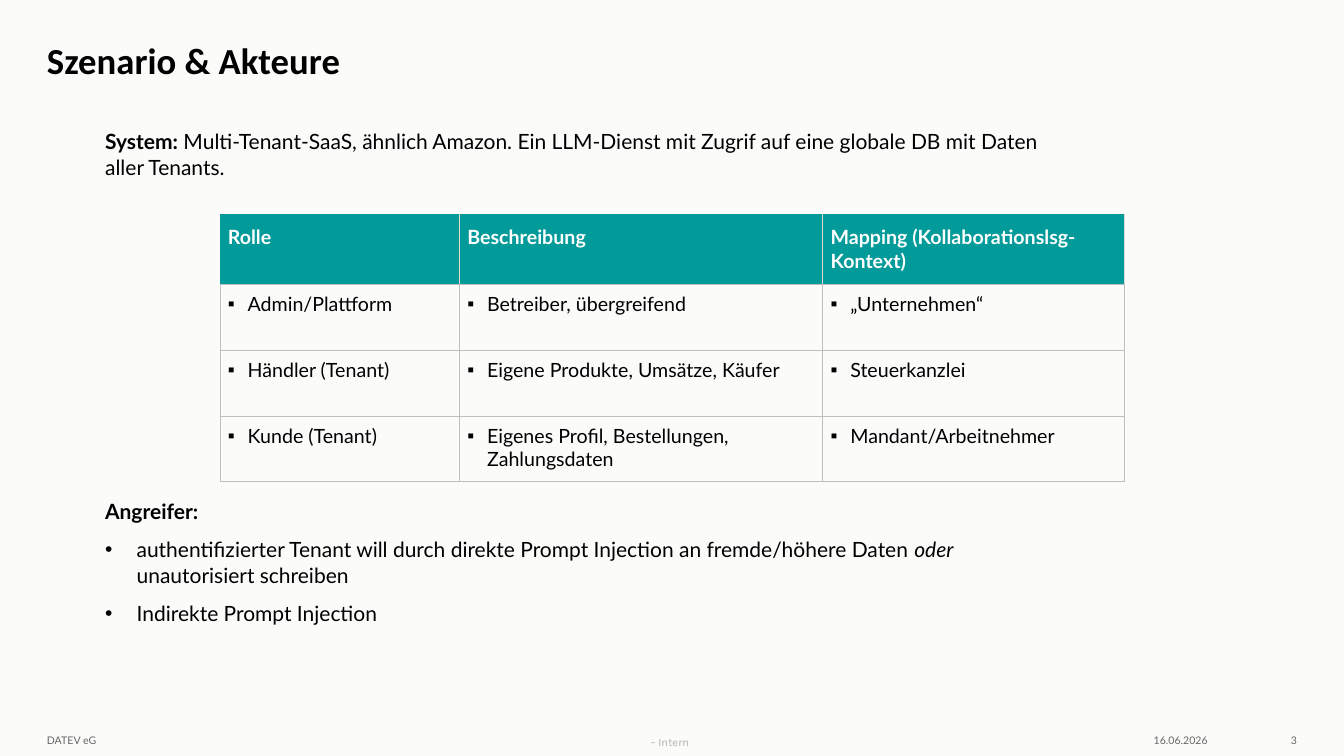
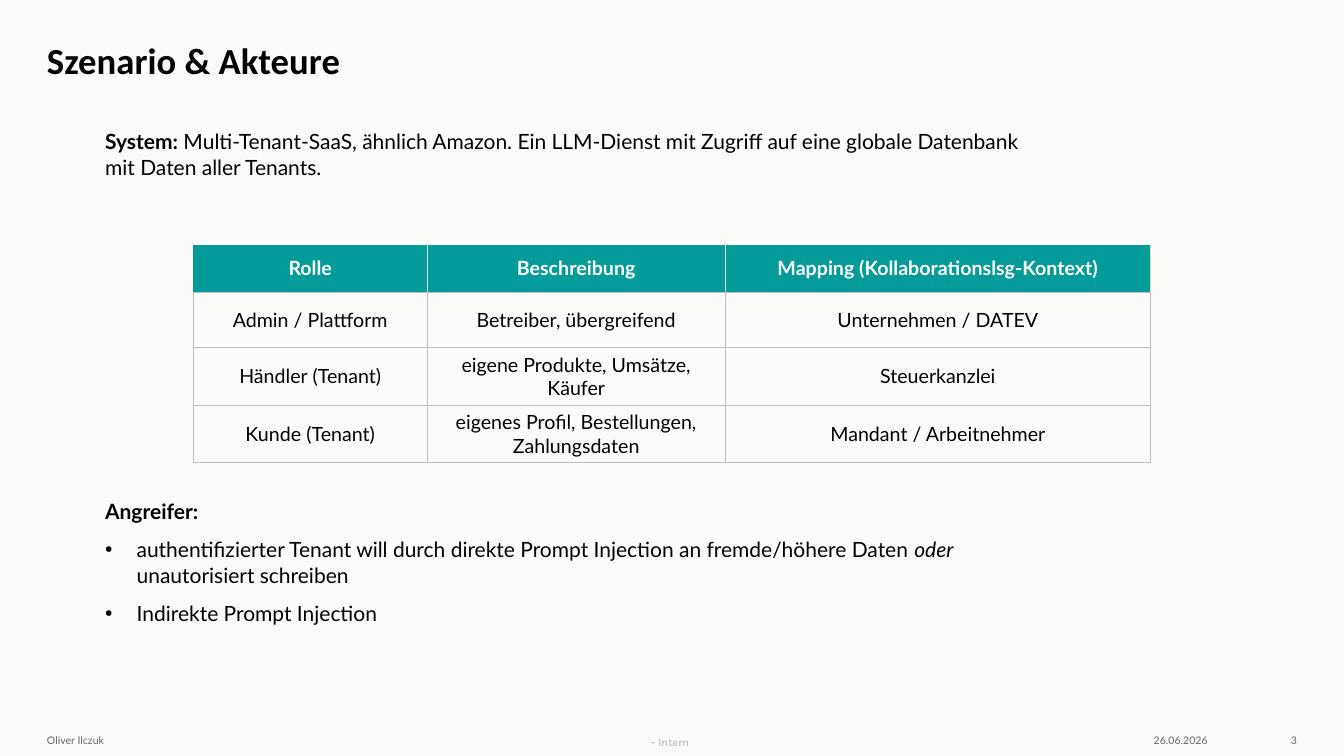
Before and after one commit to cl0q/defense-in-depth_toolaccess-llm, a slide deck: slide 3 of AI Red Teaming.pptx. Drawn at 1344x756 pixels with LibreOffice and Linux fonts; fonts in the diff are those of the drawing; background and template pictures are left out. Boxes give left, top, right and bottom in pixels: in the first picture for what was removed or moved away, otherwise in the second. Text is boxed around its words. In the diff, an @@ line names an element or a change of style, - is before the commit and + after.

```diff
--- a/AI Red Teaming.pptx
+++ b/AI Red Teaming.pptx
@@ text at (105,133,1019,175): text changed @@
-  System: Multi-Tenant-SaaS, ähnlich Amazon. Ein LLM-Dienst mit Zugrif auf eine globale DB mit Daten aller Tenants.
+  System: Multi-Tenant-SaaS, ähnlich Amazon. Ein LLM-Dienst mit Zugriff auf eine globale Datenbank mit Daten aller Tenants.
@@ table at (194,245,1151,463) @@
-row 2, column 1: Admin/Plattform
+row 2, column 1: Admin / Plattform
-row 2, column 3: „Unternehmen“
+row 2, column 3: Unternehmen / DATEV
-row 3, column 2: Eigene Produkte, Umsätze, Käufer
+row 3, column 2: eigene Produkte, Umsätze, Käufer
-row 4, column 2: Eigenes Profil, Bestellungen, Zahlungsdaten
+row 4, column 2: eigenes Profil, Bestellungen, Zahlungsdaten
-row 4, column 3: Mandant/Arbeitnehmer
+row 4, column 3: Mandant / Arbeitnehmer
@@ alignment left to centre @@
@@ bullet ▪ to none @@
@@ list level 2 to 1 in "Betreiber, übergreifend" @@
@@ list level 2 to 1 in "Händler (Tenant)" @@
@@ list level 2 to 1 in "Steuerkanzlei" @@
@@ list level 2 to 1 in "Kunde (Tenant)" @@
@@ table: place and size @@
-table at (220,214,1124,482)
+table at (194,245,1151,463)
@@ text at (47,736,104,744): text changed @@
-DATEV eG
+Oliver Ilczuk
@@ text at (1154,736,1208,744): text changed @@
-16.06.2026
+26.06.2026
```
Also in this commit, not shown: 15 other slides changed, 2 slides added, 9 other files.
